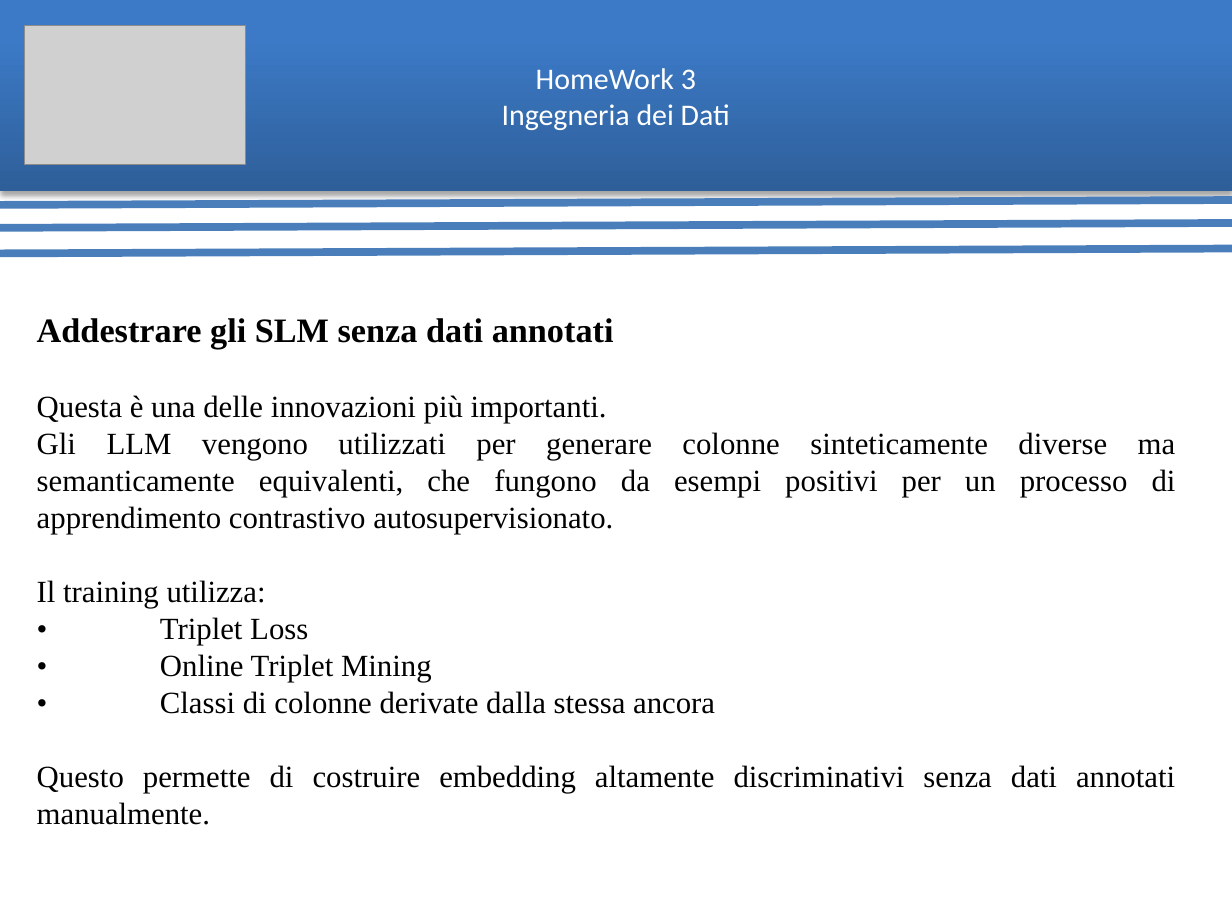
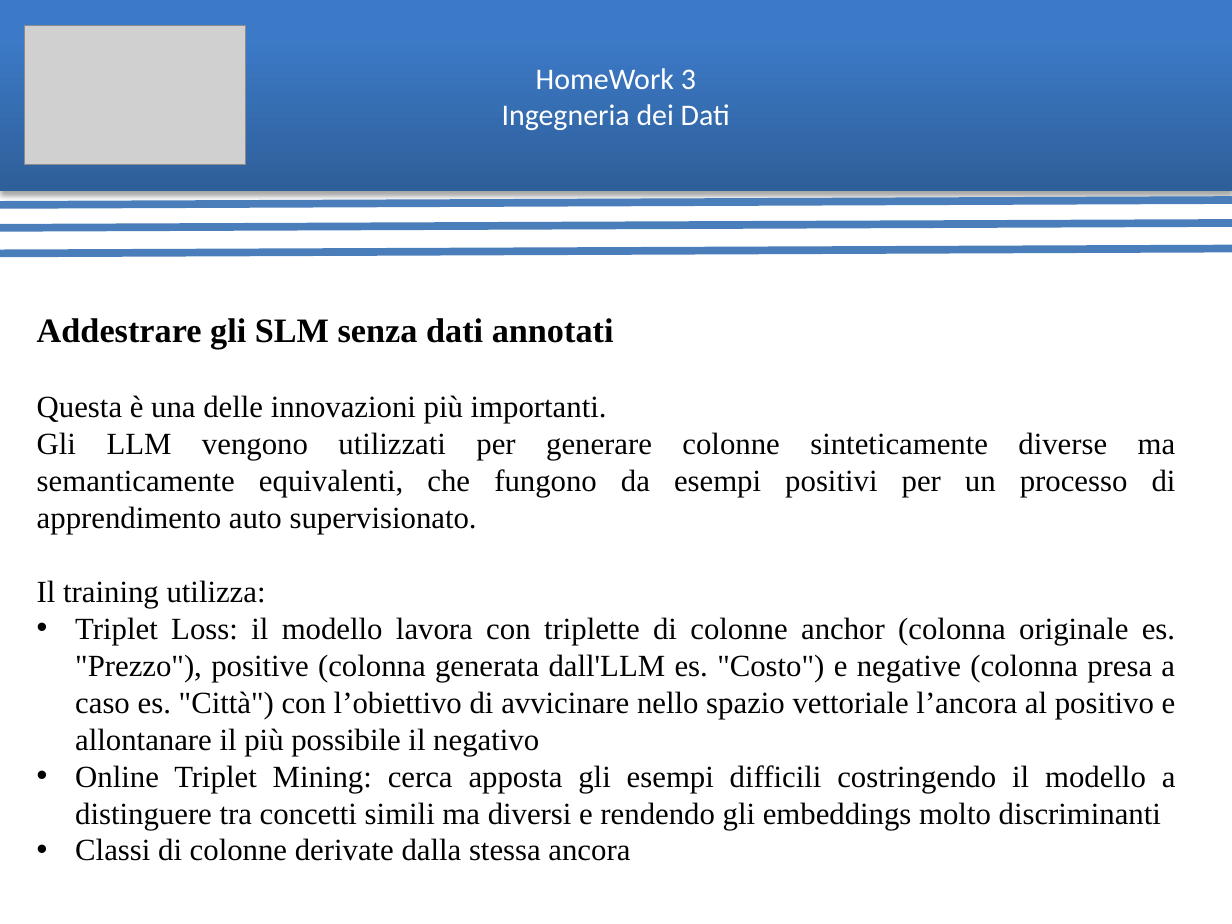
Before and after one commit to ArthexTheKing/Ingegneria-dei-Dati, a slide deck: slide 9 of Homework 3/HomeWork 3 Presentazione.pptx. Drawn at 1232x924 pixels with LibreOffice and Linux fonts; fonts in the diff are those of the drawing; grey boxes stand for pictures. Boxes give left, top, right and bottom in pixels: in the first picture for what was removed or moved away, otherwise in the second. Text is boxed around its words. In the diff, an @@ line names an element or a change of style, - is before the commit and + after.

Commit message:
Update presentazione HW3

```diff
--- a/Homework 3/HomeWork 3 Presentazione.pptx
+++ b/Homework 3/HomeWork 3 Presentazione.pptx
@@ text at (x1=37, y1=432, x2=1176, y2=534): text changed @@
-Gli LLM vengono utilizzati per generare colonne sinteticamente diverse ma semanticamente equivalenti, che fungono da esempi positivi per un processo di apprendimento contrastivo autosupervisionato.
+Gli LLM vengono utilizzati per generare colonne sinteticamente diverse ma semanticamente equivalenti, che fungono da esempi positivi per un processo di apprendimento auto supervisionato.
@@ text at (x1=75, y1=617, x2=1176, y2=861): text changed @@
-• Triplet Loss
-• Online Triplet Mining
-• Classi di colonne derivate dalla stessa ancora
-Questo permette di costruire embedding altamente discriminativi senza dati annotati manualmente.
+• Triplet Loss: il modello lavora con triplette di colonne anchor (colonna originale es. "Prezzo"), positive (colonna generata dall'LLM es. "Costo") e negative (colonna presa a caso es. "Città") con l’obiettivo di avvicinare nello spazio vettoriale l’ancora al positivo e allontanare il più possibile il negativo
+• Online Triplet Mining: cerca apposta gli esempi difficili costringendo il modello a distinguere tra concetti simili ma diversi e rendendo gli embeddings molto discriminanti
+• Classi di colonne derivate dalla stessa ancora
```
Also in this commit, not shown: 9 other slides changed, 1 other file.
